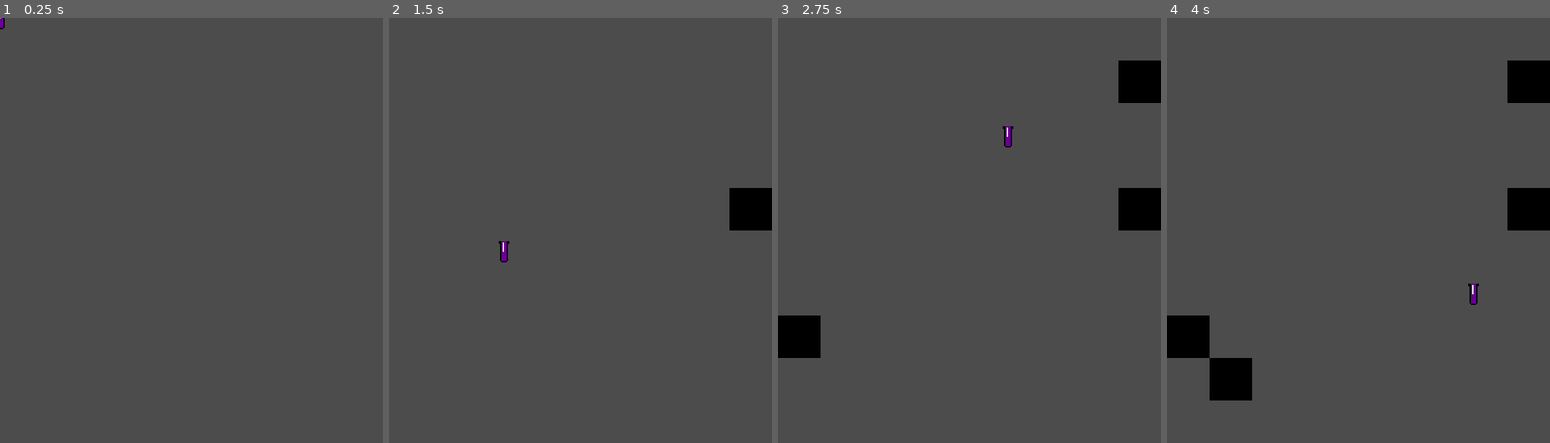
Above: before the commit, frames 1-4 (left to right).
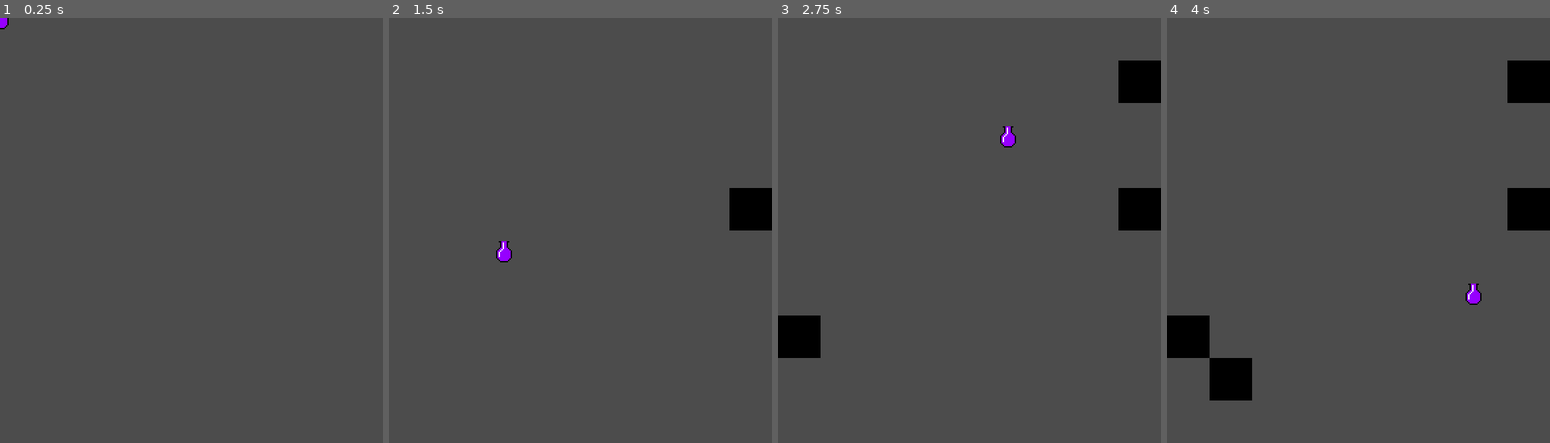
Above: after the commit, the same moments.

Repository: the-alex-g/LD50
Game: Godot game, scene res://Main/Main.tscn
The game is run twice, just before and just after one commit, with the same random seed, the same clock (stepped at 60 frames per second) and the same inputs.
Inputs (mouse positions are in pixels of both pictures, inside the frame that each line leads up to):
- Up to frame 1 (0.25 s): no input
- Up to frame 2 (1.5 s): tap Enter at 0.5 s; move the mouse to (664, 209) at 0.52 s; click (664, 209) at 0.67 s; tap Space at 1.25 s; move the mouse to (503, 251) at 1.27 s; click (503, 251) at 1.42 s
- Up to frame 3 (2.75 s): move the mouse to (1007, 137) at 2.02 s; click (1007, 137) at 2.17 s
- Up to frame 4 (4 s): move the mouse to (1339, 315) at 2.77 s; click (1339, 315) at 2.92 s; tap Enter at 3.5 s; move the mouse to (1473, 294) at 3.52 s; click (1473, 294) at 3.67 s

The runs differ from the first frame. In frame 1, less than 0.1% of the frame differs, in the area x 0-3%, y 0-3%; in frame 2, 0.1%, in the area x 27-33%, y 52-58%; in frame 3, 0.1%; in frame 4, 0.1%.

Commit message:
Change vial to bottle and add tip animation

Diff:
--- a/project/Mouse/CursorManager.gd
+++ b/project/Mouse/CursorManager.gd
@@ -15,8 +15,14 @@
 
 func empty()->void:
 	_mouse_follower.frame = 0
-	_mouse_follower.play("Filling")
+	_mouse_follower.play("Dumping")
 
 
 func update_anim_time(new_anim_time:float)->void:
+	new_anim_time -= 0.6
 	_mouse_follower.frames.set_animation_speed("Filling", 15.0 / new_anim_time)
+
+
+func _on_AnimatedSprite_animation_finished()->void:
+	if _mouse_follower.animation == "Dumping":
+		_mouse_follower.play("Filling")
--- a/project/Mouse/CursorManager.tscn
+++ b/project/Mouse/CursorManager.tscn
@@ -1,73 +1,94 @@
-[gd_scene load_steps=19 format=2]
+[gd_scene load_steps=23 format=2]
 
 [ext_resource path="res://Mouse/CursorImages.png" type="Texture" id=1]
 [ext_resource path="res://Mouse/CursorManager.gd" type="Script" id=2]
 
-[sub_resource type="AtlasTexture" id=1]
+[sub_resource type="AtlasTexture" id=17]
 atlas = ExtResource( 1 )
-region = Rect2( 0, 0, 8, 16 )
+region = Rect2( 0, 0, 16, 16 )
 
-[sub_resource type="AtlasTexture" id=2]
+[sub_resource type="AtlasTexture" id=18]
 atlas = ExtResource( 1 )
-region = Rect2( 8, 0, 8, 16 )
+region = Rect2( 16, 0, 16, 16 )
 
-[sub_resource type="AtlasTexture" id=3]
+[sub_resource type="AtlasTexture" id=19]
 atlas = ExtResource( 1 )
-region = Rect2( 16, 0, 8, 16 )
+region = Rect2( 32, 0, 16, 16 )
 
-[sub_resource type="AtlasTexture" id=4]
+[sub_resource type="AtlasTexture" id=20]
 atlas = ExtResource( 1 )
-region = Rect2( 24, 0, 8, 16 )
+region = Rect2( 48, 0, 16, 16 )
 
-[sub_resource type="AtlasTexture" id=5]
+[sub_resource type="AtlasTexture" id=21]
 atlas = ExtResource( 1 )
-region = Rect2( 32, 0, 8, 16 )
+region = Rect2( 0, 16, 16, 16 )
 
-[sub_resource type="AtlasTexture" id=6]
+[sub_resource type="AtlasTexture" id=22]
 atlas = ExtResource( 1 )
-region = Rect2( 0, 16, 8, 16 )
+region = Rect2( 16, 16, 16, 16 )
 
-[sub_resource type="AtlasTexture" id=7]
+[sub_resource type="AtlasTexture" id=23]
 atlas = ExtResource( 1 )
-region = Rect2( 8, 16, 8, 16 )
+region = Rect2( 32, 16, 16, 16 )
 
-[sub_resource type="AtlasTexture" id=8]
+[sub_resource type="AtlasTexture" id=24]
 atlas = ExtResource( 1 )
-region = Rect2( 16, 16, 8, 16 )
+region = Rect2( 48, 16, 16, 16 )
 
-[sub_resource type="AtlasTexture" id=9]
+[sub_resource type="AtlasTexture" id=25]
 atlas = ExtResource( 1 )
-region = Rect2( 24, 16, 8, 16 )
+region = Rect2( 0, 32, 16, 16 )
 
-[sub_resource type="AtlasTexture" id=10]
+[sub_resource type="AtlasTexture" id=26]
 atlas = ExtResource( 1 )
-region = Rect2( 32, 16, 8, 16 )
+region = Rect2( 16, 32, 16, 16 )
 
-[sub_resource type="AtlasTexture" id=11]
+[sub_resource type="AtlasTexture" id=27]
 atlas = ExtResource( 1 )
-region = Rect2( 0, 32, 8, 16 )
+region = Rect2( 32, 32, 16, 16 )
 
-[sub_resource type="AtlasTexture" id=12]
+[sub_resource type="AtlasTexture" id=28]
 atlas = ExtResource( 1 )
-region = Rect2( 8, 32, 8, 16 )
+region = Rect2( 48, 32, 16, 16 )
 
-[sub_resource type="AtlasTexture" id=13]
+[sub_resource type="AtlasTexture" id=29]
 atlas = ExtResource( 1 )
-region = Rect2( 16, 32, 8, 16 )
+region = Rect2( 0, 48, 16, 16 )
 
-[sub_resource type="AtlasTexture" id=14]
+[sub_resource type="AtlasTexture" id=30]
 atlas = ExtResource( 1 )
-region = Rect2( 24, 32, 8, 16 )
+region = Rect2( 16, 48, 16, 16 )
 
-[sub_resource type="AtlasTexture" id=15]
+[sub_resource type="AtlasTexture" id=31]
 atlas = ExtResource( 1 )
-region = Rect2( 32, 32, 8, 16 )
+region = Rect2( 32, 48, 16, 16 )
+
+[sub_resource type="AtlasTexture" id=32]
+atlas = ExtResource( 1 )
+region = Rect2( 48, 48, 16, 16 )
+
+[sub_resource type="AtlasTexture" id=34]
+atlas = ExtResource( 1 )
+region = Rect2( 0, 64, 16, 16 )
+
+[sub_resource type="AtlasTexture" id=35]
+atlas = ExtResource( 1 )
+region = Rect2( 16, 64, 16, 16 )
+
+[sub_resource type="AtlasTexture" id=36]
+atlas = ExtResource( 1 )
+region = Rect2( 0, 0, 16, 16 )
 
 [sub_resource type="SpriteFrames" id=16]
 animations = [ {
-"frames": [ SubResource( 1 ), SubResource( 2 ), SubResource( 3 ), SubResource( 4 ), SubResource( 5 ), SubResource( 6 ), SubResource( 7 ), SubResource( 8 ), SubResource( 9 ), SubResource( 10 ), SubResource( 11 ), SubResource( 12 ), SubResource( 13 ), SubResource( 14 ), SubResource( 15 ) ],
+"frames": [ SubResource( 17 ), SubResource( 18 ), SubResource( 19 ), SubResource( 20 ), SubResource( 21 ), SubResource( 22 ), SubResource( 23 ), SubResource( 24 ), SubResource( 25 ), SubResource( 26 ), SubResource( 27 ), SubResource( 28 ), SubResource( 29 ), SubResource( 30 ), SubResource( 31 ), SubResource( 32 ) ],
 "loop": false,
 "name": "Filling",
+"speed": 5.0
+}, {
+"frames": [ SubResource( 34 ), SubResource( 35 ), SubResource( 36 ) ],
+"loop": false,
+"name": "Dumping",
 "speed": 5.0
 } ]
 
@@ -77,5 +98,7 @@
 [node name="AnimatedSprite" type="AnimatedSprite" parent="."]
 frames = SubResource( 16 )
 animation = "Filling"
-frame = 14
+frame = 15
 playing = true
+
+[connection signal="animation_finished" from="AnimatedSprite" to="." method="_on_AnimatedSprite_animation_finished"]
Binary file changed: project/Mouse/CursorImages.png
Not shown, changed: piskel_files/CursorImages.piskel
